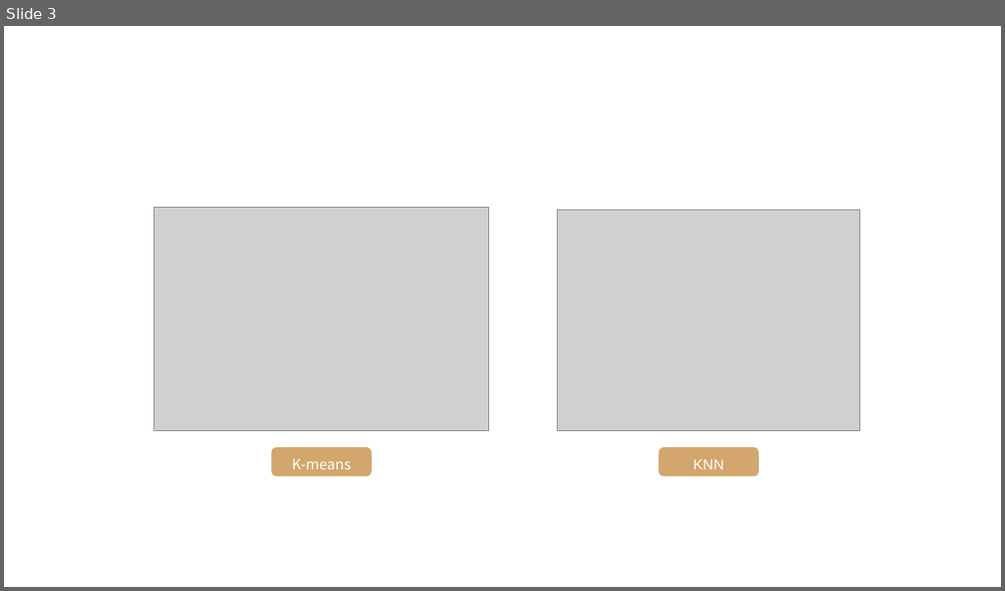
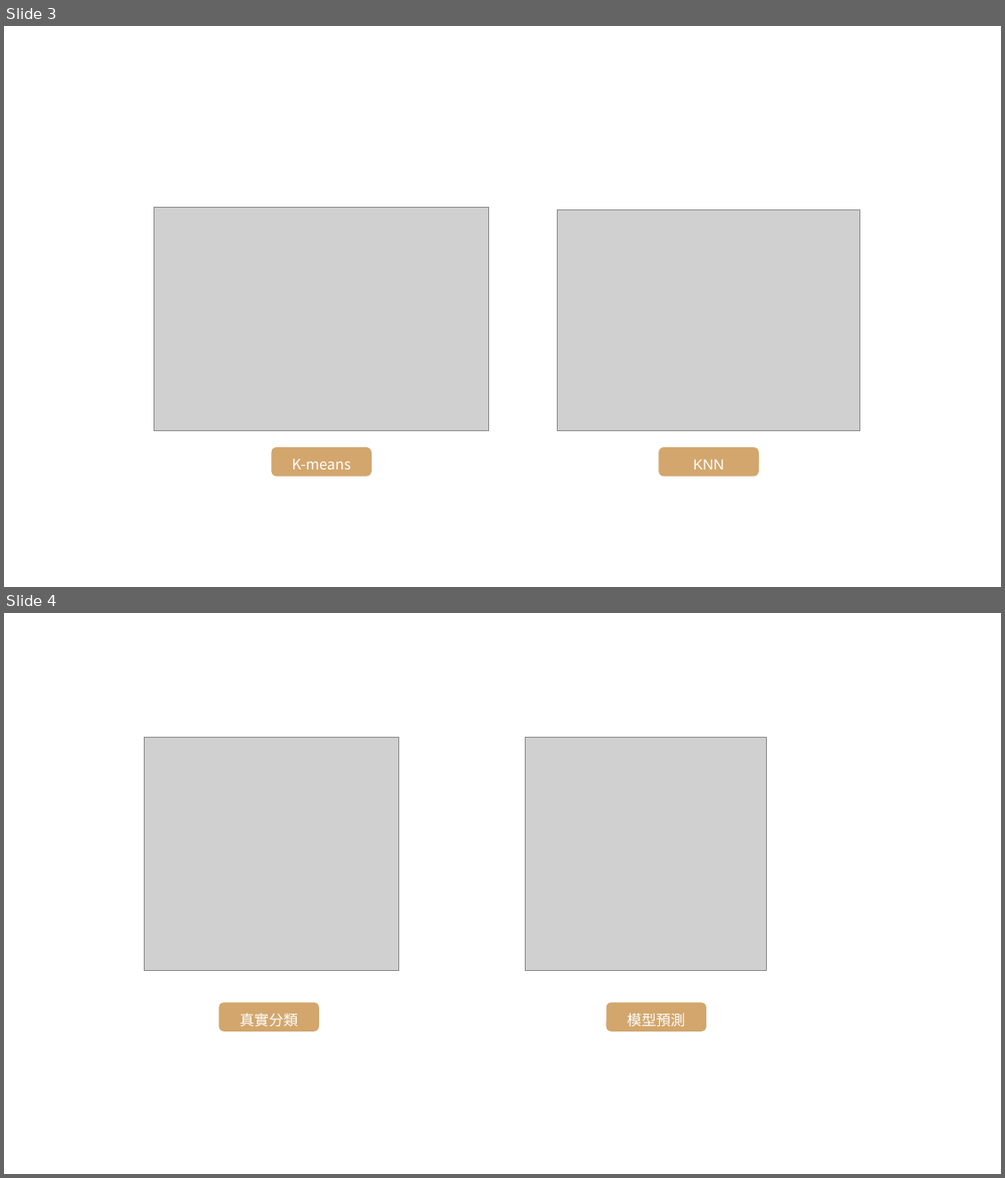
Before and after one commit to andy6804tw/andy6804tw.github.io, a slide deck: _posts/ithome/2021/10.KNN/10.KNN.pptx. Shown one above the other, each under a label of ours: slide 3 before the commit, slides 3 and 4 after it. The pictures are 1005x591 and 1005x1178 pixels, drawn with LibreOffice and Linux fonts; fonts in the diff are those of the drawing; grey boxes stand for pictures. Boxes give left, top, right and bottom in pixels: in the first picture for what was removed or moved away, otherwise in the second. Text is boxed around its words. In the diff, an @@ line names an element or a change of style, - is before the commit and + after.

```diff
--- a/_posts/ithome/2021/10.KNN/10.KNN.pptx
+++ b/_posts/ithome/2021/10.KNN/10.KNN.pptx
@@ slide 4 added at (x1=4, y1=613, x2=1001, y2=1174), background #FFFFFF @@
@@ picture added at (x1=145, y1=737, x2=399, y2=971) @@
@@ picture added at (x1=526, y1=737, x2=767, y2=971) @@
@@ rounded rectangle added at (x1=218, y1=1003, x2=319, y2=1032), fill #D2A66C, 14 pt, text #FFFFFF @@
+真實分類
@@ rounded rectangle added at (x1=606, y1=1003, x2=706, y2=1032), fill #D2A66C, 14 pt, text #FFFFFF @@
+模型預測
```
Also in this commit, not shown: 9 other files.
